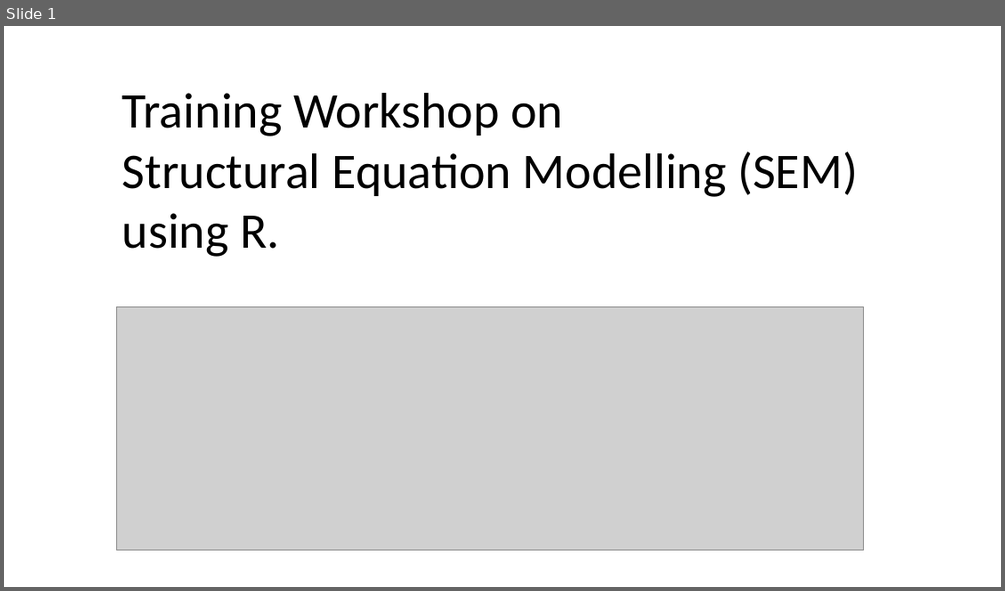
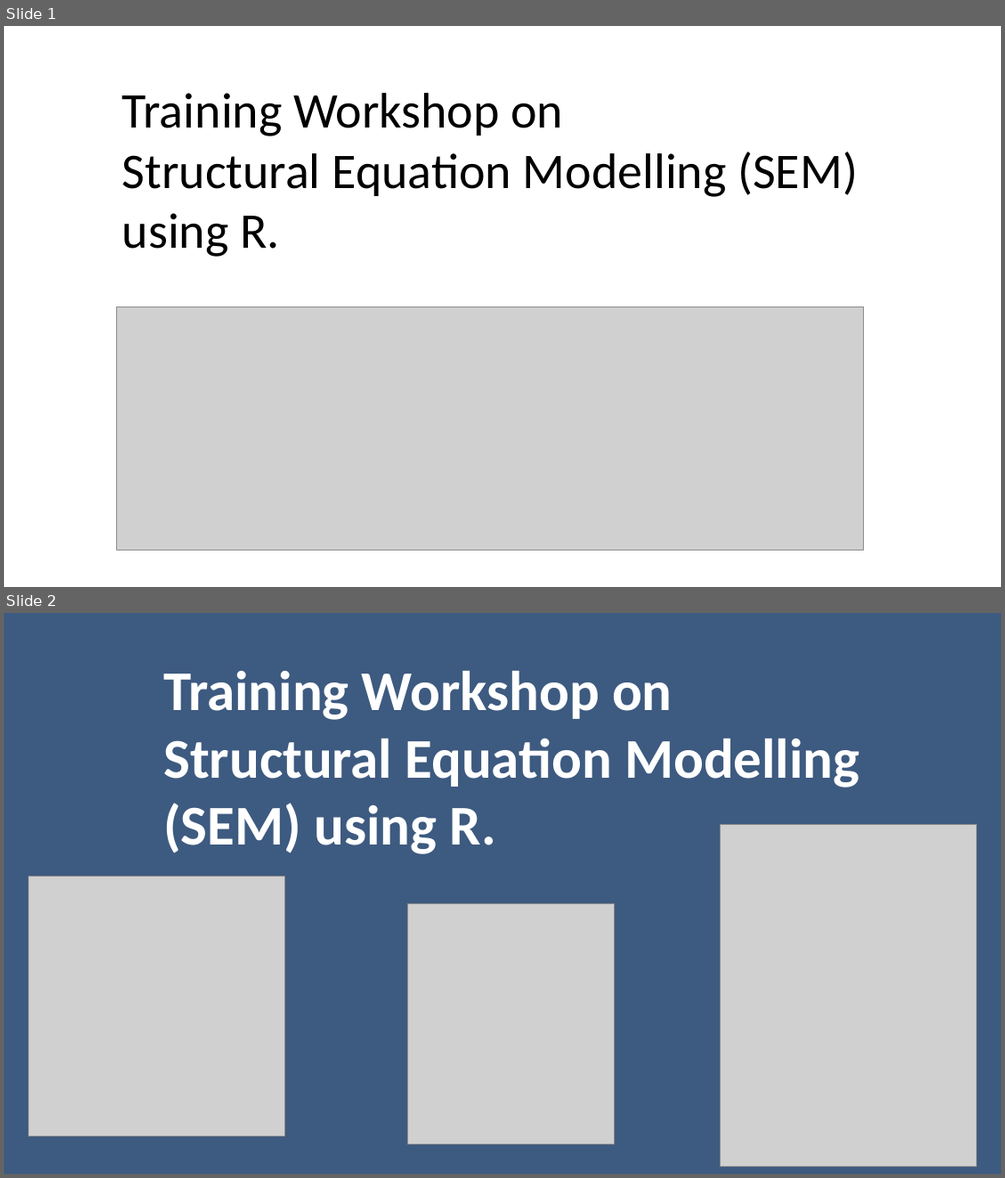
Before and after one commit to chris-allones/SEM-R-training, a slide deck: images/slide_logos_2_copy.pptx. Shown one above the other, each under a label of ours: slide 1 before the commit, slides 1 and 2 after it. The pictures are 1005x591 and 1005x1178 pixels, drawn with LibreOffice and Linux fonts; fonts in the diff are those of the drawing; grey boxes stand for pictures. Boxes give left, top, right and bottom in pixels: in the first picture for what was removed or moved away, otherwise in the second. Text is boxed around its words. In the diff, an @@ line names an element or a change of style, - is before the commit and + after.

```diff
--- a/images/slide_logos_2_copy.pptx
+++ b/images/slide_logos_2_copy.pptx
@@ slide 2 added at <box>4,613,1001,1174</box>, background #3D5A80 @@
@@ text added at <box>163,671,859,854</box>, 54 pt, text #FFFFFF, bold @@
+Training Workshop on
+Structural Equation Modelling (SEM) using R.
@@ picture added at <box>720,825,977,1167</box> @@
@@ picture added at <box>28,876,284,1136</box> @@
@@ picture added at <box>408,904,615,1144</box> @@
```
Also in this commit, not shown: 1 other file.
